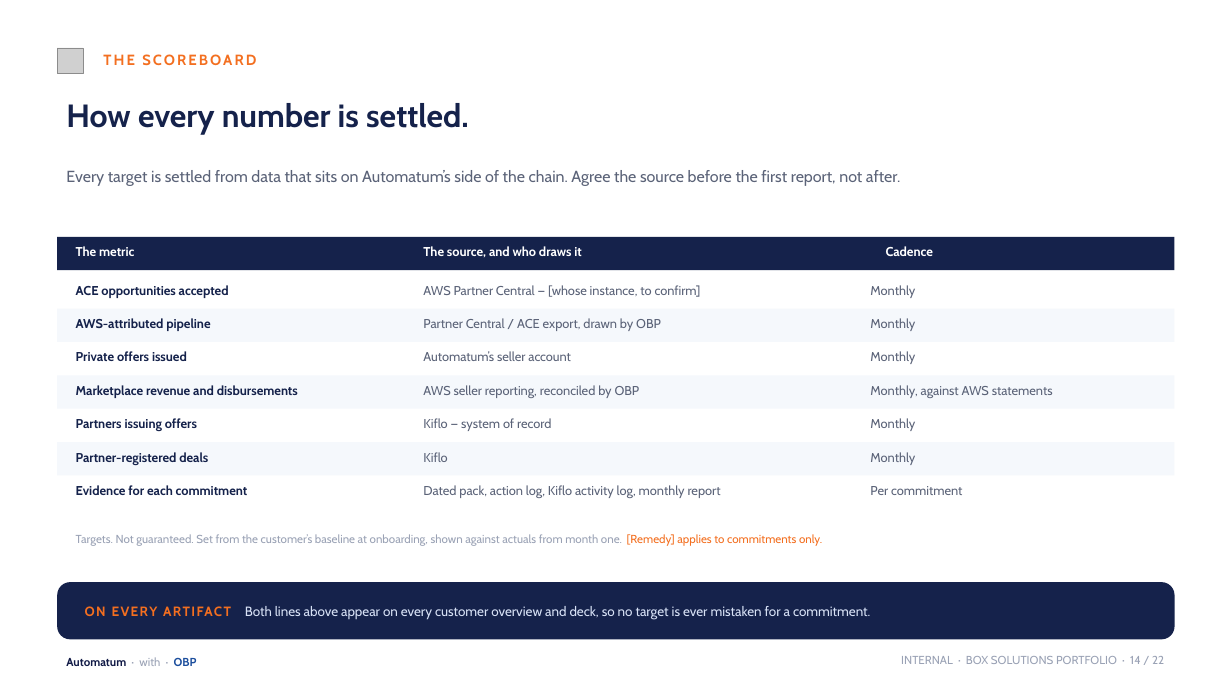
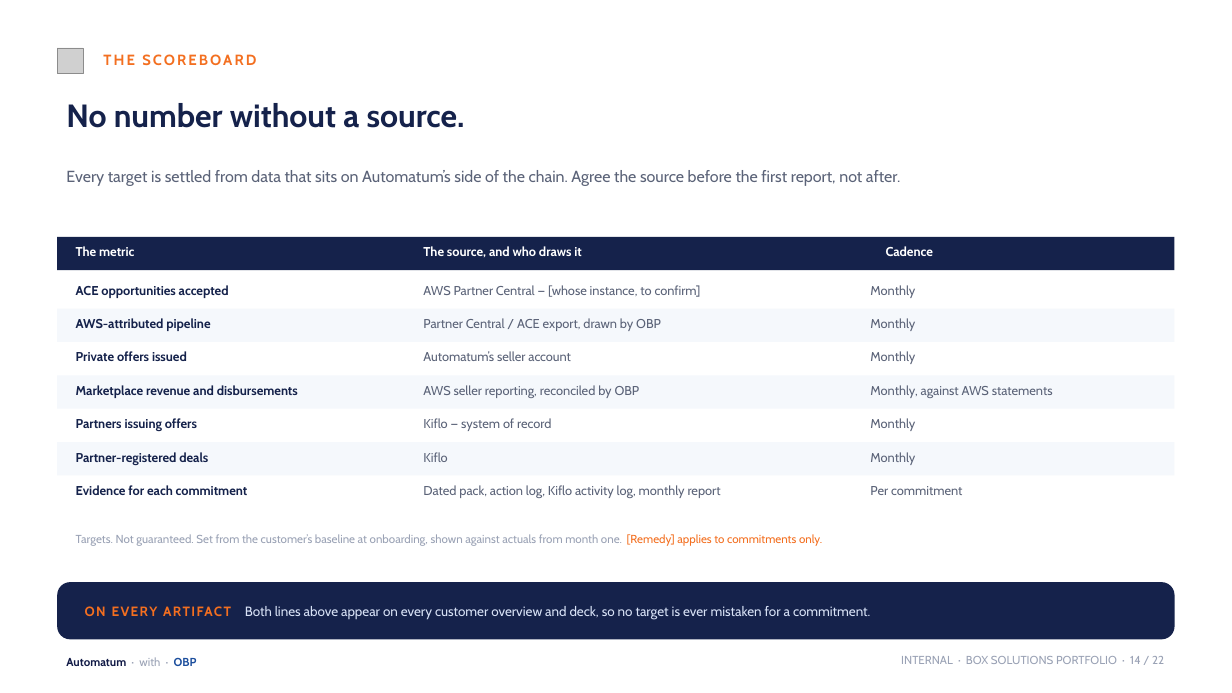
Before and after one commit to KianteEvans/barberbook, a slide deck: slide 14 of docs/deck/BOX_Solutions_Revised.pptx. Drawn at 1232x693 pixels with LibreOffice and Linux fonts; fonts in the diff are those of the drawing; grey boxes stand for pictures; background and template pictures are left out. Boxes give left, top, right and bottom in pixels: in the first picture for what was removed or moved away, otherwise in the second. Text is boxed around its words. In the diff, an @@ line names an element or a change of style, - is before the commit and + after.

```diff
--- a/docs/deck/BOX_Solutions_Revised.pptx
+++ b/docs/deck/BOX_Solutions_Revised.pptx
@@ text at box(66, 103, 465, 128): text changed @@
-How every number is settled.
+No number without a source.
```
Also in this commit, not shown: 8 other slides changed, 2 other files.
